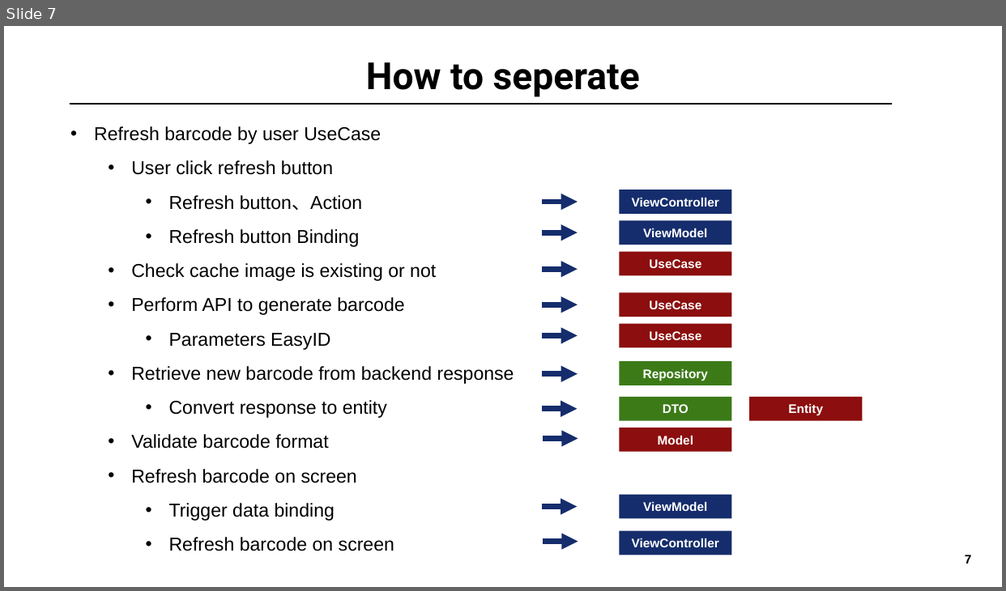
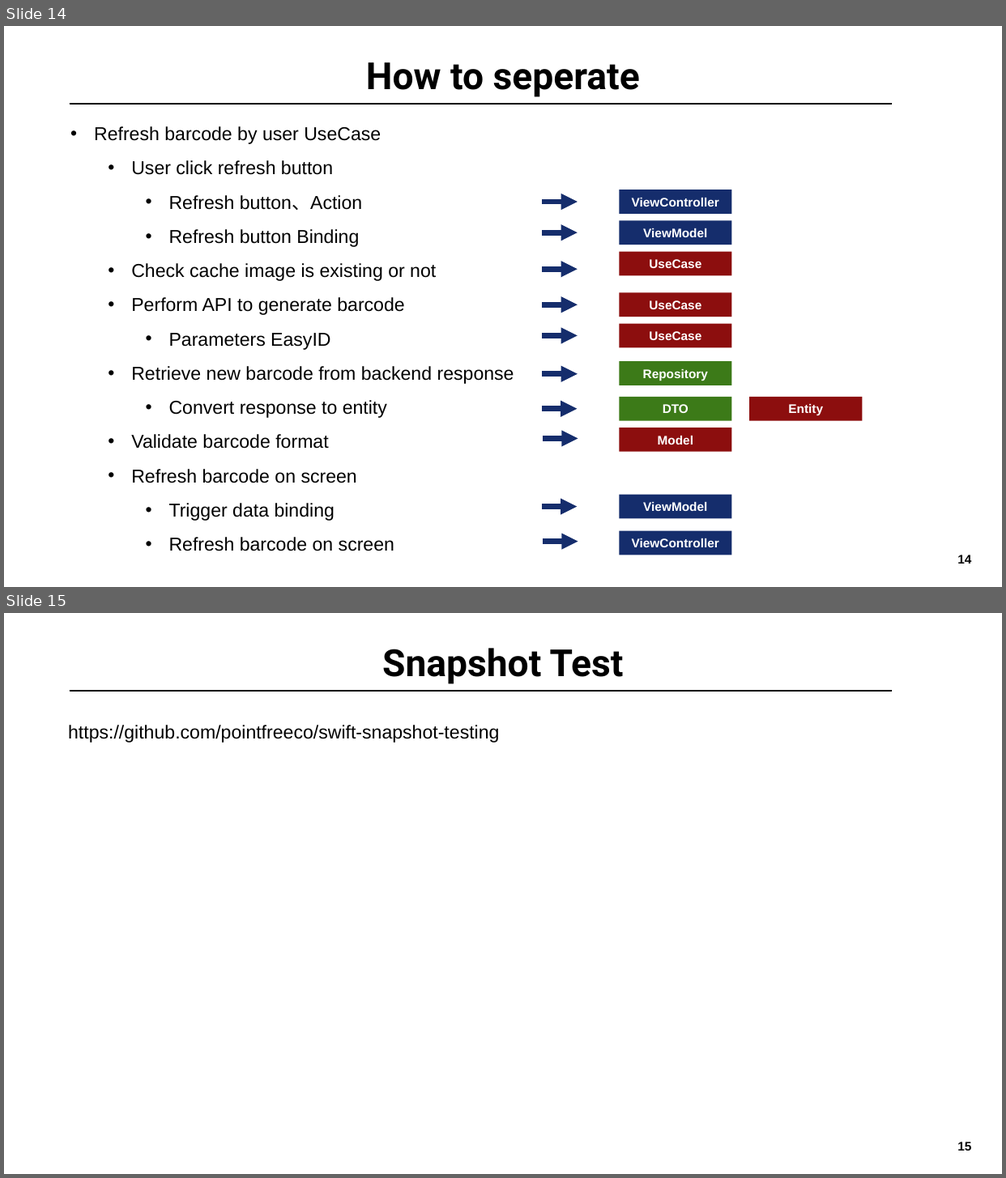
Before and after one commit to ck2shine/MVVMC-Sample, a slide deck: MVVM-Clean-Migration/Guidence.pptx. Shown one above the other, each under a label of ours: slide 7 before the commit, slides 14 and 15 after it. The pictures are 1006x591 and 1006x1178 pixels, drawn with LibreOffice and Linux fonts; fonts in the diff are those of the drawing; background and template pictures are left out. Boxes give left, top, right and bottom in pixels: in the first picture for what was removed or moved away, otherwise in the second. Text is boxed around its words. In the diff, an @@ line names an element or a change of style, - is before the commit and + after.

```diff
--- a/MVVM-Clean-Migration/Guidence.pptx
+++ b/MVVM-Clean-Migration/Guidence.pptx
@@ slide 15 added at <box>4,613,1002,1174</box>, background #FFFFFF; not listed: 1 template element that a slide beside it also shows @@
@@ title added at <box>382,648,624,684</box>, 36 pt, text #000000, bold @@
+Snapshot Test
@@ line added from (69, 691) to (892, 691), #000000 1 pt @@
@@ text added at <box>68,725,499,743</box>, 18 pt, text #000000 @@
+https://github.com/pointfreeco/swift-snapshot-testing
@@ what was slide 7 is now slide 14 @@
@@ page number at <box>957,555,971,564</box>: text changed @@
-7
+14
```
Also in this commit, not shown: 8 other slides added.
